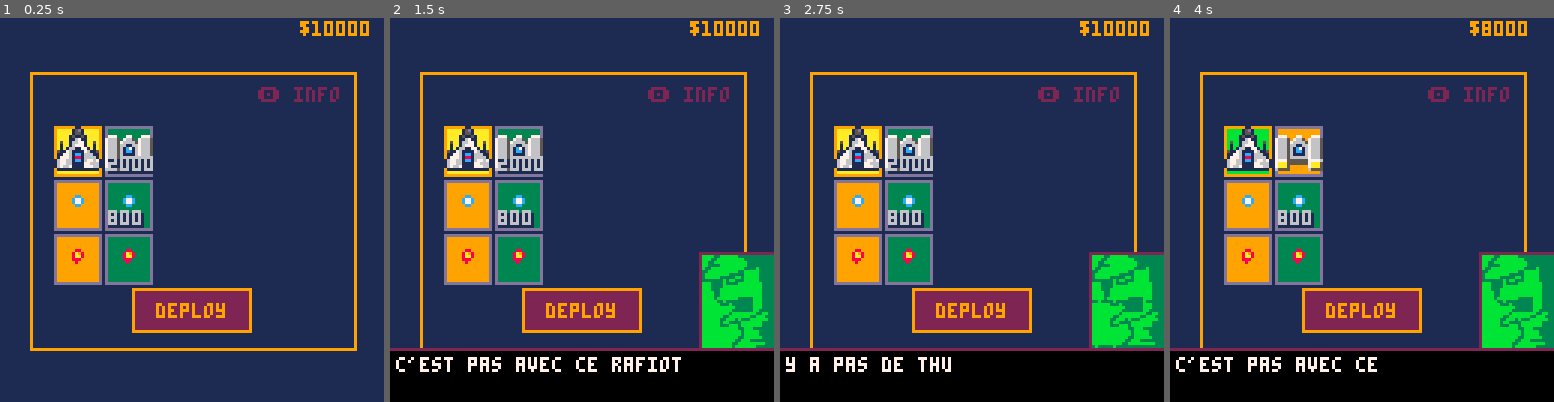
Above: before the commit, frames 1-4 (left to right).
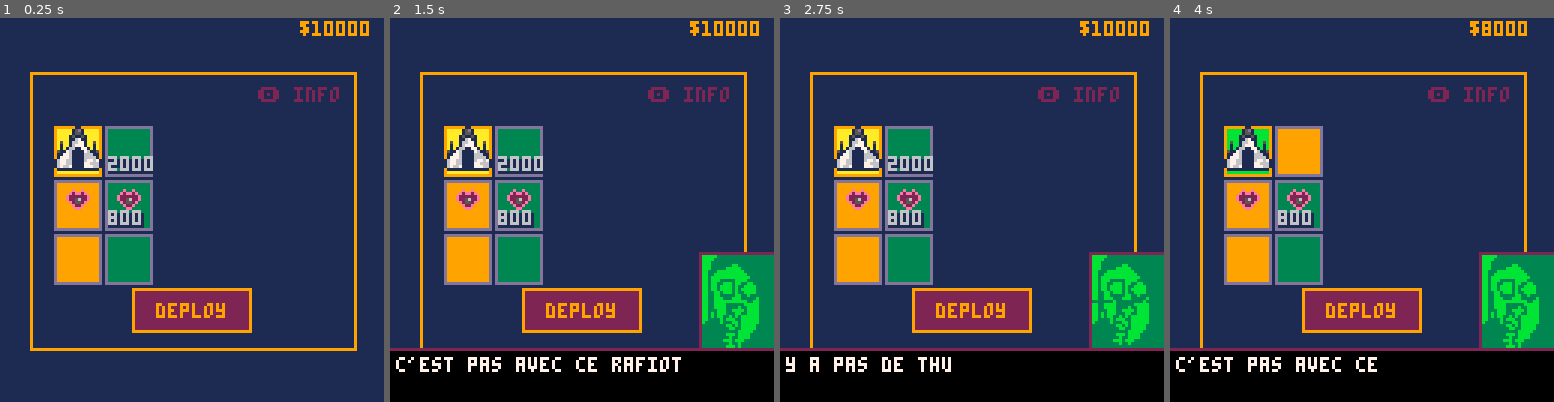
Above: after the commit, the same moments.

Repository: aureliendossantos/new-miami-2080
Game: PICO-8 cartridge miami2080.p8
Two runs of this game, one before a commit and one after it. Both use one fixed random seed, a clock stepped at 60 frames per second and the inputs below.
Inputs:
- Up to frame 1 (0.25 s): no input
- Up to frame 2 (1.5 s): tap X (X key) at 0.33, 1.07 s; tap O (Z key) at 0.7 s
- Up to frame 3 (2.75 s): hold Right 1.6-2.1 s; tap O (Z key) at 1.7, 2.1, 2.5 s; tap X (X key) at 1.85 s; hold Up 2.15-2.42 s; hold Right from 2.47 s (still down)
- Up to frame 4 (4 s): tap O (Z key) at 2.9, 3.3, 3.7 s; tap X (X key) at 2.97 s; release Right at 3.03 s; hold Left 3.08-3.58 s; hold Down 3.63-3.97 s

The runs differ from the first frame. In frame 1, 1.3% of the frame differs, in the area x 17-40%, y 30-65%; in frame 2, 3.4%; in frame 3, 3.3%; in frame 4, 3.8%, in the area x 17-99%, y 30-86%.

Commit message:
Cartouche + petite modifs

Diff:
--- a/miami2080.p8
+++ b/miami2080.p8
@@ -206,7 +206,7 @@
  e_bullets={}
  enemies={}
  explosions={}
- stage=1
+ stage=2
  wave=1
  init_player()
  money_printed=money
@@ -240,7 +240,7 @@
   d:draw()
  end
 	draw_player()
-	spr(animate({64,65,66,67,68,69,70,71,72}),p.x+7,p.y+7)
+	spr(animate({64,65,66,67,68,69,70,71,72}),p.x+7,p.y+8)
 	for e in all(enemies) do
 		spr(animate(e.anim),e.x,e.y,e.spr_w,e.spr_h)
 	end
@@ -275,7 +275,7 @@
 	 {
 	  speed=1.2,
    life=3,
-   anim={16,18,20},
+   anim={16},
    x1=7,y1=9,
    w=1,h=2,
    text={"si tu veux mon avis,","c'est pas avec ce rafiot que t'iras bien loin.","mais bon, quand y a pas de thune,","y a pas de thune."}
@@ -604,12 +604,11 @@
 	 p.inv_t=0
 	 p.invincible=false
 	end
- player_dust(2,13)
- player_dust(13,13)
+ player_dust(8,14)
 end
 
 function player_dust(x,y)
-	add_new_dust(p.x+x,p.y+y,rnd(0.3)-0.15,-(rnd(1)-1),7,2,0.1,dust_col,true)
+	add_new_dust(p.x+x,p.y+y,rnd(0.3)-0.15,-(rnd(1)-1),7,3,0.1,dust_col)
 end
 
 
Not shown, changed: 55 lines of the sprite sheet (__gfx__) section of miami2080.p8
